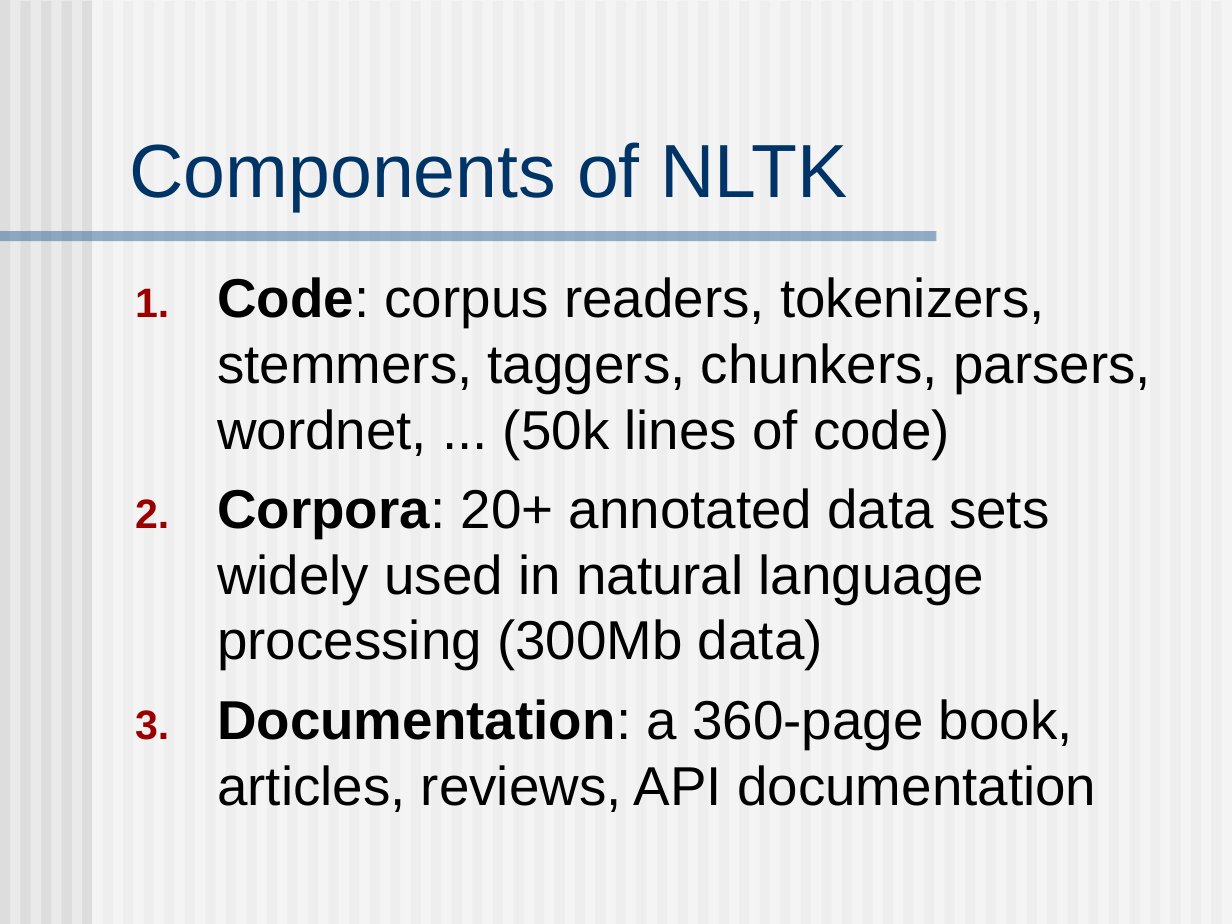
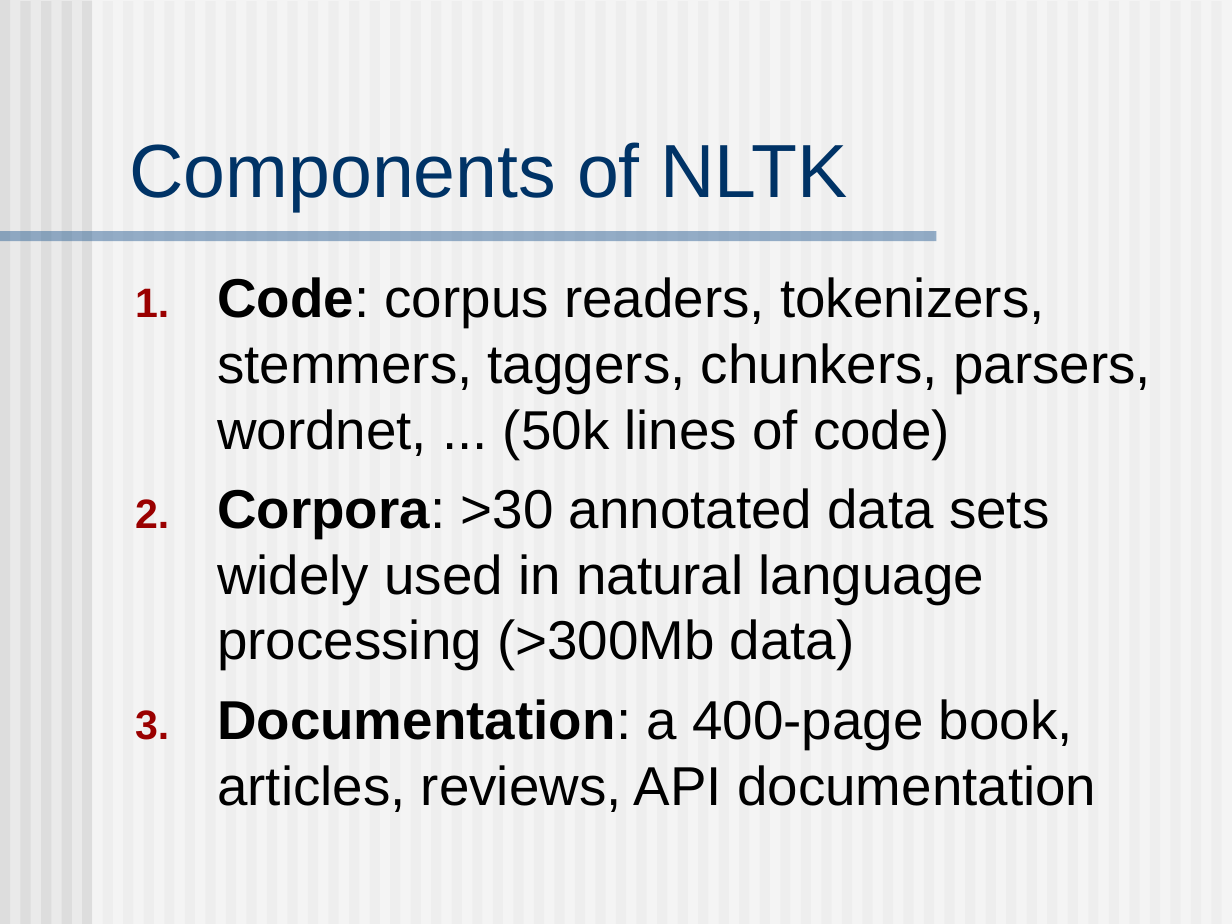
Before and after one commit to nltk/nltk_book, a slide deck: slide 3 of nltk.ppt. Drawn at 1232x924 pixels with LibreOffice and Linux fonts; fonts in the diff are those of the drawing. Boxes give left, top, right and bottom in pixels: in the first picture for what was removed or moved away, otherwise in the second. Text is boxed around its words. In the diff, an @@ line names an element or a change of style, - is before the commit and + after.

```diff
--- a/nltk.ppt
+++ b/nltk.ppt
@@ text at box(217, 488, 1096, 812): text changed @@
-2. Corpora: 20+ annotated data sets widely used in natural language processing (300Mb data)
-3. Documentation: a 360-page book, articles, reviews, API documentation
+2. Corpora: >30 annotated data sets widely used in natural language processing (>300Mb data)
+3. Documentation: a 400-page book, articles, reviews, API documentation
```
Also in this commit, not shown: 4 other slides changed, 6 slides added, 2 slides removed.
